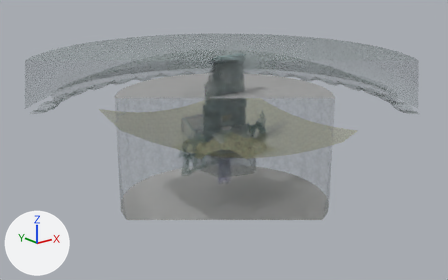
An edit to the FBX model src/Client/Resources/FBX/Models/Models.fbx, drawn before and after from the same camera.
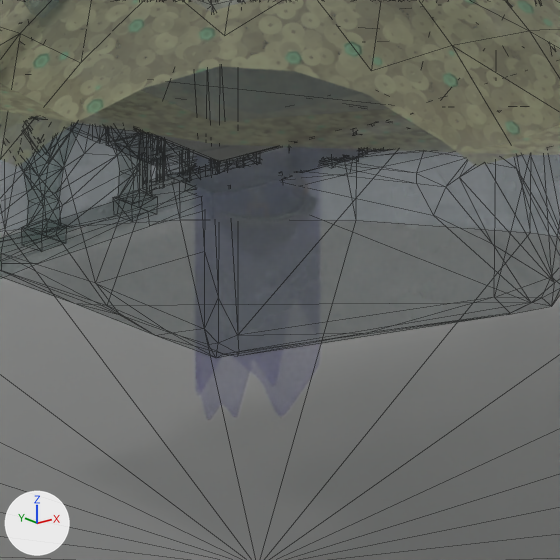
There are two pictures of each version: one whole from a 50 mm lens placed at (-40.19, -50.11, 20.98), pointed at (-0.34, -0.3, 1.06), one close up on the part from 44% to 57% of the width and 51% to 71% of the height. Every picture has the same lights, and +X, +Y and +Z are marked at lower left. The close-ups show mesh edges as thin lines. Everything nearer to the camera than a plane just in front of the edit is cut away. Objects named as collision shapes, trigger or cutter boxes, shadow casters or lower levels of detail are left out. Where no turn or scale is listed for an object, it has been applied to the vertices.

In view in the first close-up: 'SM_Boss_Room_Floor', 'SM_Coin_Floor', 'SM_Curved_Floor', 'SM_Floor_Ceiling', 'SM_Jail_Door'.
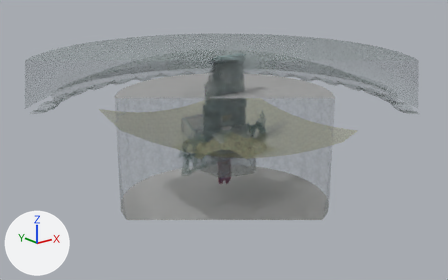
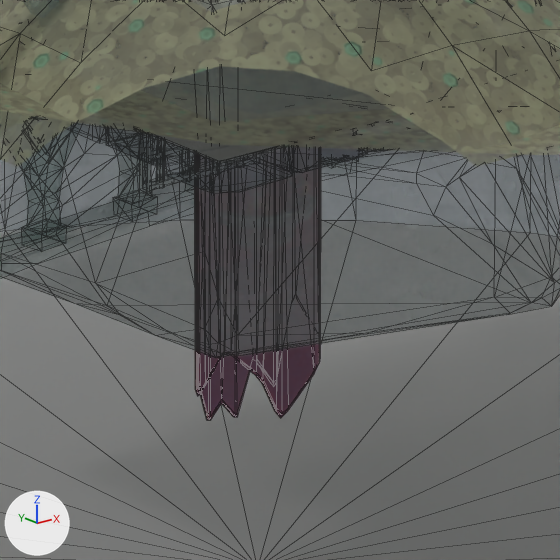
Edits to the bpy script that builds the scene:
```text
Add img_mi_banner_3_normal_png:
    img_mi_banner_3_normal_png = load_image('MI_Banner_3_Normal.png', 'MI_Banner_3_Normal.png', 1024, 1024, 'Non-Color')
Add img_mi_banner_3_basecolor_png:
    img_mi_banner_3_basecolor_png = load_image('MI_Banner_3_BaseColor.png', 'MI_Banner_3_BaseColor.png', 1024, 1024, 'sRGB')
Add mat_mi_banner_3:
    mat_mi_banner_3 = bpy.data.materials.new('MI_Banner_3')
    # uses the picture img_mi_banner_3_basecolor_png
    # uses the picture img_mi_banner_3_normal_png
Add me_sm_banner_4:
    me_sm_banner_4.from_pydata(...)  # 158 vertices, 286 faces; spans x -1.33..1.33, y -0.15..0.15, z -4.12..0.13
    # faces by material slot: [140, 146]
    me_sm_banner_4.materials.append(mat_mi_banner_holder)
    me_sm_banner_4.materials.append(mat_mi_banner_3)
Add me_sm_banner_3:
    me_sm_banner_3.from_pydata(...)  # 156 vertices, 278 faces; spans x -1.33..1.33, y -0.15..0.15, z -4.28..0.13
    # faces by material slot: [140, 138]
    me_sm_banner_3.materials.append(mat_mi_banner_holder)
    me_sm_banner_3.materials.append(mat_mi_banner_3)
Add ob_sm_banner_4:
    ob_sm_banner_4 = bpy.data.objects.new('SM_Banner_4', me_sm_banner_4)
    ob_sm_banner_4.location = (0.0, 0.0, 0.0)
Add ob_sm_banner_3:
    ob_sm_banner_3 = bpy.data.objects.new('SM_Banner_3', me_sm_banner_3)
    ob_sm_banner_3.location = (0.0, 0.0, 0.0)
```

Where the change shows, as pixel boxes [x1, y1, x2, y2] in the close-ups (560 x 560 px):
'SM_Banner_3', added
    after: [195, 147, 321, 418]
'SM_Banner_4', added
    after: [200, 353, 250, 420]
